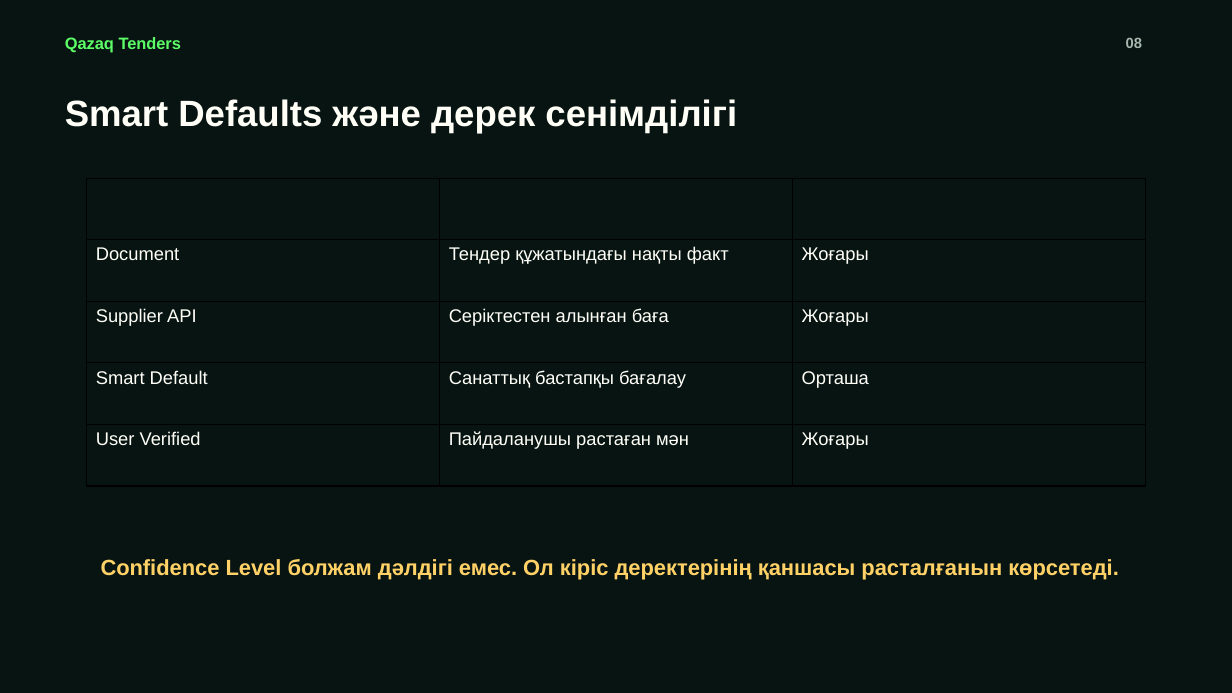
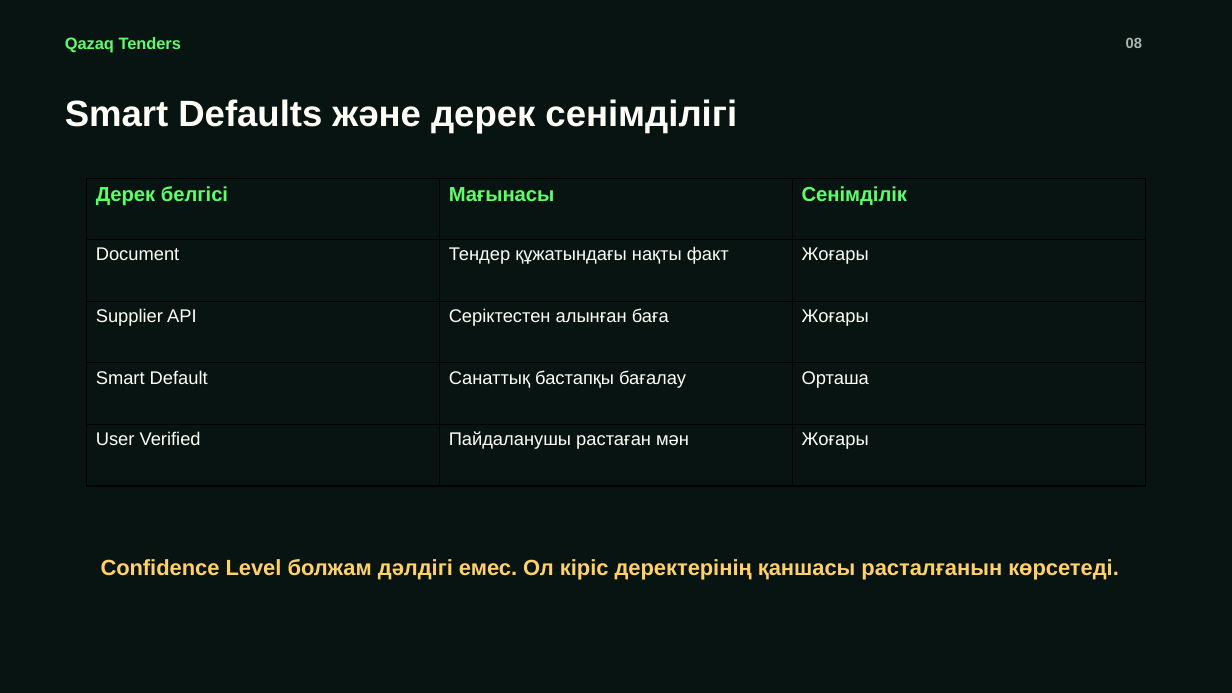
Before and after one commit to Asstryvenn/Qazaq-tenders, a slide deck: slide 8 of .codex-finalizer/qazaq-tenders-candidate.pptx. Drawn at 1232x693 pixels with LibreOffice and Linux fonts; fonts in the diff are those of the drawing. Boxes give left, top, right and bottom in pixels: in the first picture for what was removed or moved away, otherwise in the second. Text is boxed around its words. In the diff, an @@ line names an element or a change of style, - is before the commit and + after.

```diff
--- a/.codex-finalizer/qazaq-tenders-candidate.pptx
+++ b/.codex-finalizer/qazaq-tenders-candidate.pptx
@@ table at box(87, 178, 1146, 486) @@
@@ text colour #071411 to #5CFF67 in "Дерек белгісі", "Мағынасы", "Сенімділік" @@
```
Also in this commit, not shown: 3 other slides changed, 23 other files.
